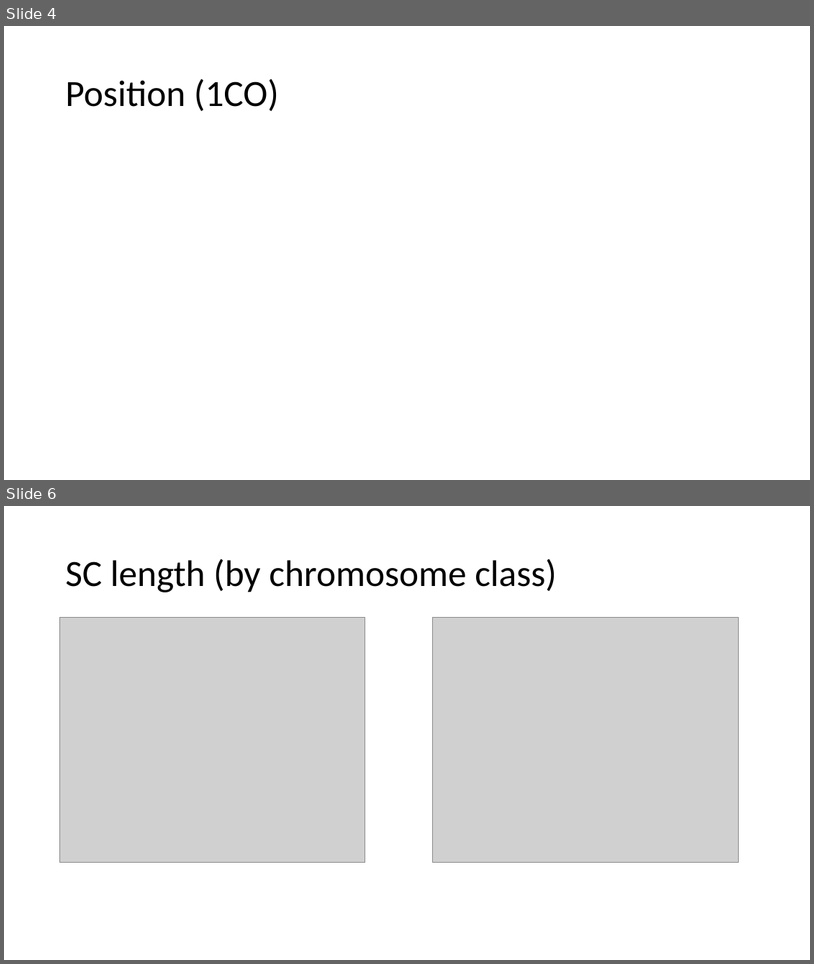
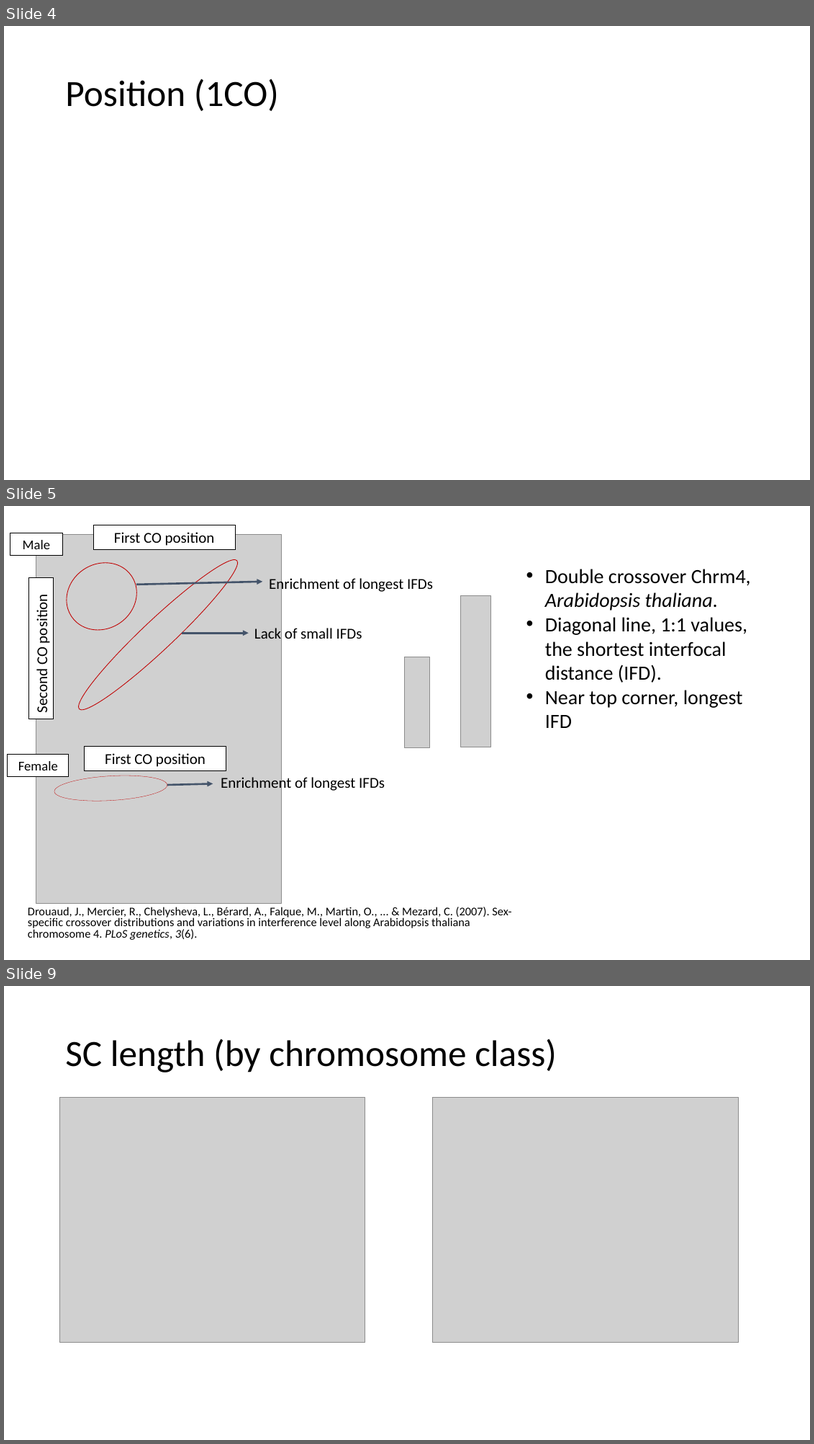
Before and after one commit to petersoapes/MLH1repo, a slide deck: Figure.Ideas.pptx. Shown one above the other, each under a label of ours: slides 4 and 6 before the commit, slides 4, 5 and 9 after it; the slides between them are not shown. The pictures are 814x964 and 814x1444 pixels, drawn with LibreOffice and Linux fonts; fonts in the diff are those of the drawing; grey boxes stand for pictures. Boxes give left, top, right and bottom in pixels: in the first picture for what was removed or moved away, otherwise in the second. Text is boxed around its words. In the diff, an @@ line names an element or a change of style, - is before the commit and + after.

```diff
--- a/Figure.Ideas.pptx
+++ b/Figure.Ideas.pptx
@@ slide 5 added at bbox=[4, 506, 810, 960], background #FFFFFF @@
@@ rectangle added at bbox=[93, 525, 235, 549], fill #FFFFFF, outline #000000 0.75 pt, 18 pt, text #000000 @@
+First CO position
@@ rectangle added at bbox=[10, 533, 63, 556], fill #FFFFFF, outline #000000 0.75 pt, 16 pt, text #000000 @@
+Male
@@ picture added at bbox=[36, 534, 282, 903] @@
@@ ellipse added at bbox=[54, 549, 150, 644], outline #C00000 0.75 pt @@
@@ ellipse added at bbox=[69, 550, 247, 720], outline #C00000 0.75 pt @@
@@ text added at bbox=[545, 569, 751, 728], 24 pt, text #000000 @@
+• Double crossover Chrm4, Arabidopsis thaliana.
+• Diagonal line, 1:1 values, the shortest interfocal distance (IFD).
+• Near top corner, longest IFD
@@ rectangle added at bbox=[29, 577, 54, 719], fill #FFFFFF, outline #000000 0.75 pt, 18 pt, text #000000 @@
+Second CO position
@@ arrow added from (136, 584) to (263, 582), #44546A 2.25 pt @@
@@ text added at bbox=[269, 576, 433, 593], 18 pt, text #000000 @@
+Enrichment of longest IFDs
@@ picture added at bbox=[460, 595, 491, 746] @@
@@ arrow added from (183, 633) to (248, 633), #44546A 2.25 pt @@
@@ text added at bbox=[255, 628, 363, 638], 18 pt, text #000000 @@
+Lack of small IFDs
@@ picture added at bbox=[405, 656, 430, 748] @@
@@ rectangle added at bbox=[8, 754, 69, 777], fill #FFFFFF, outline #000000 0.75 pt, 16 pt, text #000000 @@
+Female
@@ rectangle added at bbox=[85, 746, 226, 770], fill #FFFFFF, outline #000000 0.75 pt, 18 pt, text #000000 @@
+First CO position
@@ ellipse added at bbox=[53, 773, 167, 803], outline #C00000 0.25 pt @@
@@ arrow added from (167, 785) to (214, 784), #44546A 2.25 pt @@
@@ text added at bbox=[221, 775, 385, 792], 18 pt, text #000000 @@
+Enrichment of longest IFDs
@@ text added at bbox=[28, 906, 512, 939], 14 pt, text #000000 @@
+Drouaud, J., Mercier, R., Chelysheva, L., Bérard, A., Falque, M., Martin, O., ... & Mezard, C. (2007). Sex-specific crossover distributions and variations in interference level along Arabidopsis thaliana chromosome 4. PLoS genetics, 3(6).
@@ what was slide 6 is now slide 9 @@
```
Also in this commit, not shown: 1 slide changed, 2 other slides added, 1 other file.
